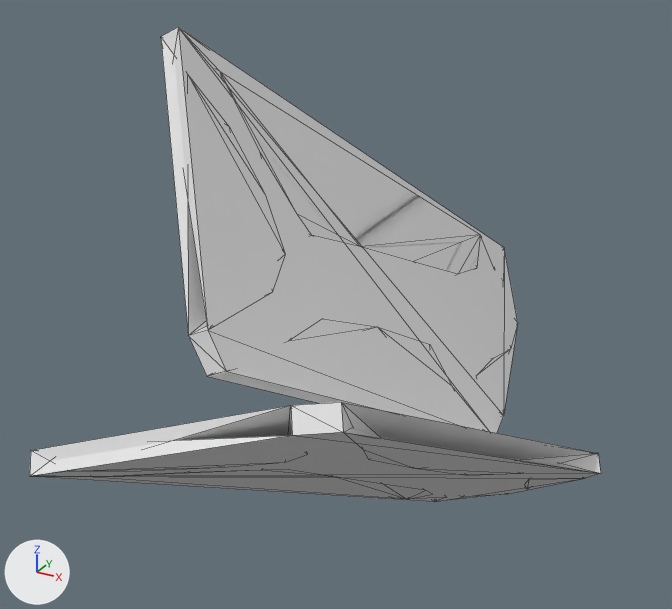
One commit to the OBJ model assets/cue/pieces/black_cat_aura/Cat2_Shadow.obj: the scene before it, then after it.
One viewpoint serves both versions: a camera (50 mm lens) standing at (0.495, -1.098, 0.575) and looking at (-0.093, -0.03, 0.041). Arrows for +X, +Y and +Z are at lower left; the lights stay in place. The older version comes first. Mesh edges are drawn as thin lines. Where no turn or scale is listed for an object, it has been applied to the vertices.

Script lines for the objects in view, before the commit:
```python
me_cat2_shadow = bpy.data.meshes.new('Cat2_Shadow')
me_cat2_shadow.from_pydata(...)  # 124 vertices, 240 faces; spans x -0.274..0.274, y -0.465..0.465, z -0.433..0.433
ob_cat2_shadow = bpy.data.objects.new('Cat2_Shadow', me_cat2_shadow)
ob_cat2_shadow.location = (0.0, 0.0, 0.0)
```
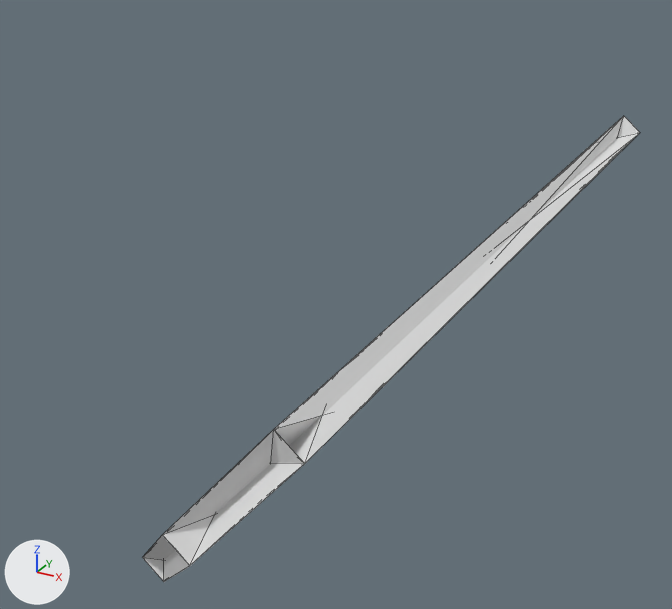
Where the change shows, as pixel boxes (x1, y1, x2, y2) in the pictures (672 x 609 px; the box of a moved part takes in the faces that stretch with it):
'Cat2_Shadow', reshaped (13% narrower)
    before: (30, 27, 601, 502)
    after: (142, 116, 640, 582)
part 1 of me_cat2_shadow, moved or reshaped
    before: (161, 27, 518, 433)
    after: (142, 116, 640, 582)
part 2 of me_cat2_shadow, deleted
    before: (30, 402, 601, 502)

Patch to the scene script:
```diff
--- a/assets/cue/pieces/black_cat_aura/Cat2_Shadow.obj.py
+++ b/assets/cue/pieces/black_cat_aura/Cat2_Shadow.obj.py
@@ me_cat2_shadow @@
 # used by ob_cat2_shadow; location = (0.0, 0.0, 0.0)
-me_cat2_shadow.from_pydata(...)  # 124 vertices, 240 faces; spans x -0.274..0.274, y -0.465..0.465, z -0.433..0.433
+me_cat2_shadow.from_pydata(...)  # 62 vertices, 120 faces; spans x -0.189..0.189, y -0.538..0.538, z -0.229..0.229
+# me_cat2_shadow part 1: the loose piece of 62 vertices spanning x -0.244..0.094, y -0.355..0.465, z -0.246..0.433 is multiplied about its middle by the matrix ((-1.224, 0.441, 0.186), (-0.299, -1.087, 0.618), (0.41, 0.527, 1.122)), then moved by (0.105, -0.036, -0.058)
+# me_cat2_shadow part 2: the loose piece of 62 vertices spanning x -0.274..0.274, y -0.465..0.257, z -0.433..0.113 is deleted
```
